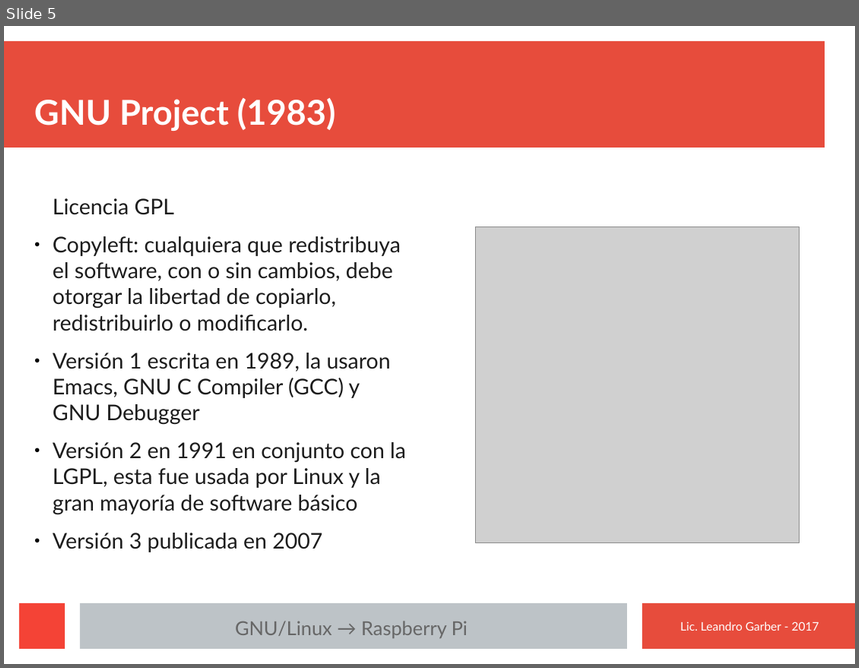
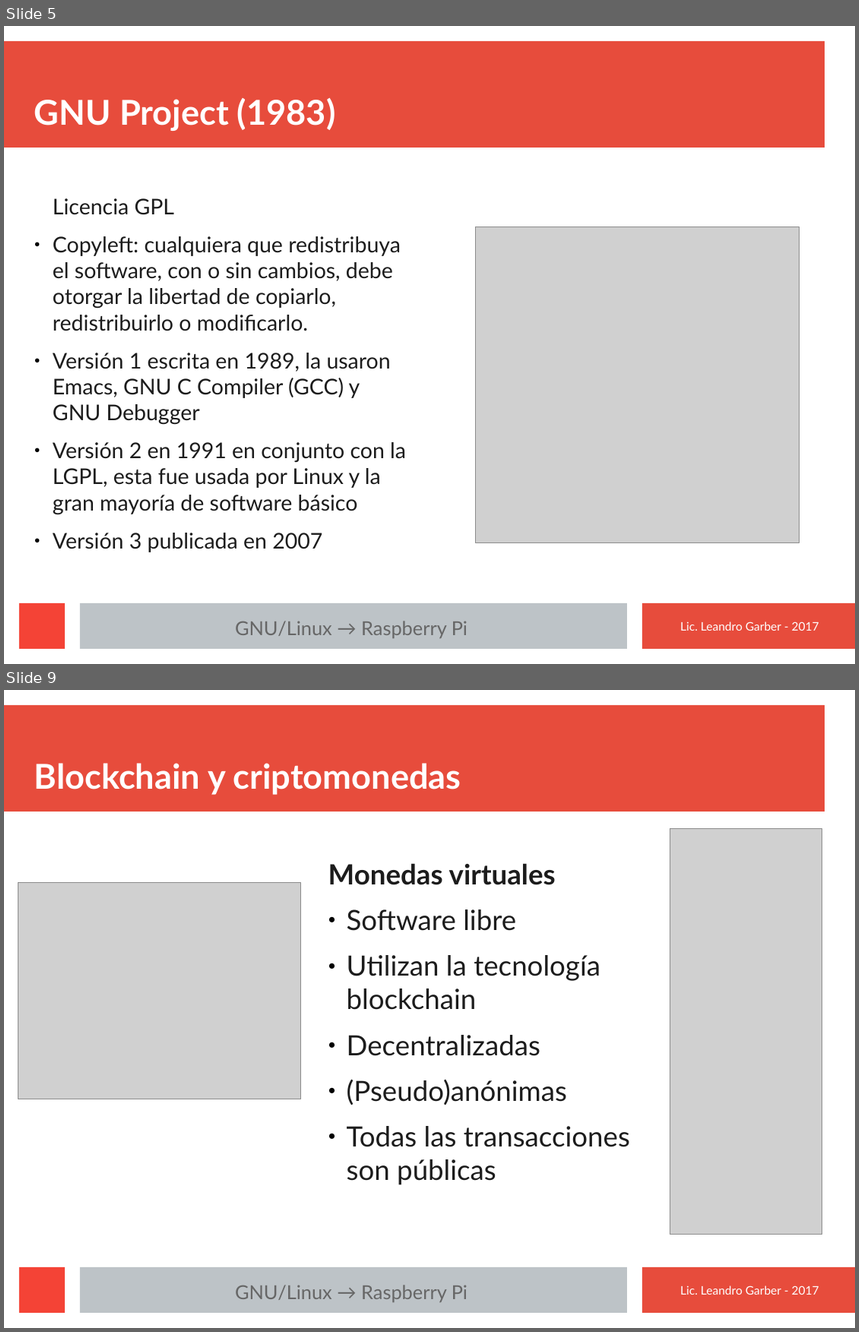
Before and after one commit to macramole/cursoLinux, a slide deck: presentaciones/1-Introduccion.odp. Shown one above the other, each under a label of ours: slide 5 before the commit, slides 5 and 9 after it; the slides between them are not shown. The pictures are 859x668 and 859x1332 pixels, drawn with LibreOffice and Linux fonts; fonts in the diff are those of the drawing; grey boxes stand for pictures. Boxes give left, top, right and bottom in pixels: in the first picture for what was removed or moved away, otherwise in the second. Text is boxed around its words. In the diff, an @@ line names an element or a change of style, - is before the commit and + after.

```diff
--- a/presentaciones/1-Introduccion.odp
+++ b/presentaciones/1-Introduccion.odp
@@ slide 9 added at <box>4,690,855,1328</box>, background #FFFFFF; not listed: 4 template elements that a slide beside it also shows @@
@@ title added at <box>34,763,462,795</box>, 32 pt, text #FFFFFF, bold @@
+Blockchain y criptomonedas
@@ picture added at <box>670,829,823,1236</box> @@
@@ text added at <box>329,863,630,1186</box>, 26 pt, text #1C1C1C @@
+Monedas virtuales
+● Software libre
+● Utilizan la tecnología blockchain
+● Decentralizadas
+● (Pseudo)anónimas
+● Todas las transacciones son públicas
@@ picture added at <box>18,883,300,1100</box> @@
@@ text added at <box>235,1285,468,1303</box>, 18 pt, text #666666 @@
+GNU/Linux → Raspberry Pi
@@ text added at <box>680,1286,819,1295</box>, 11 pt, text #FFFFFF @@
+Lic. Leandro Garber - 2017
```
Also in this commit, not shown: 1 slide changed, 9 other slides added, 9 other files.
